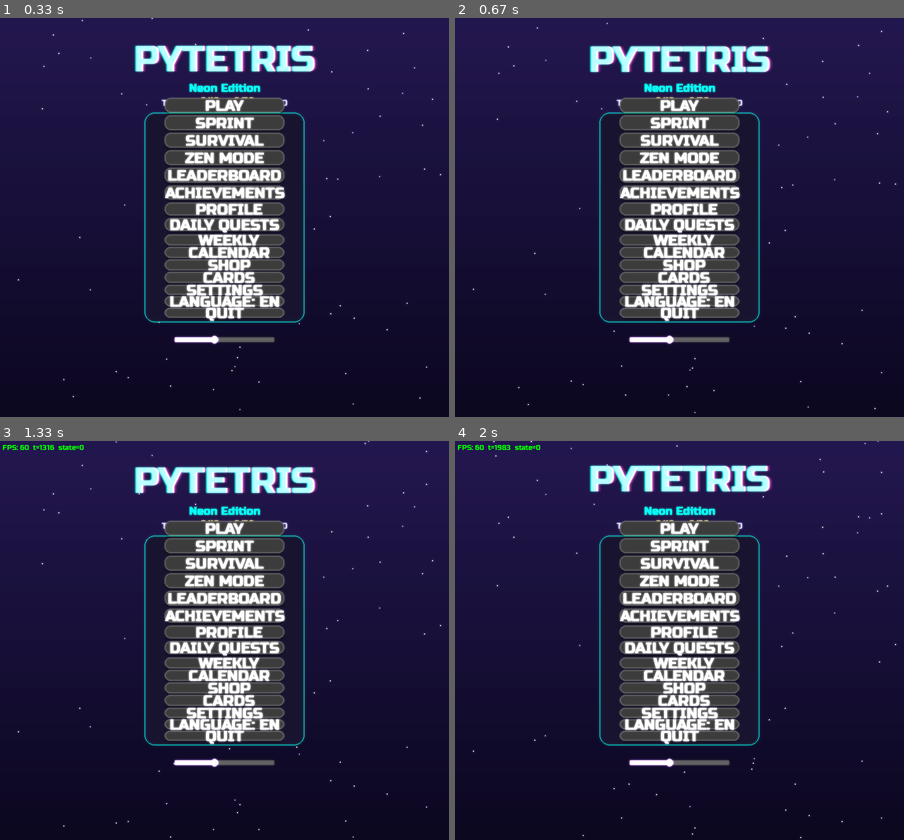
Above: before the commit, frames 1-4 (two rows, left to right).
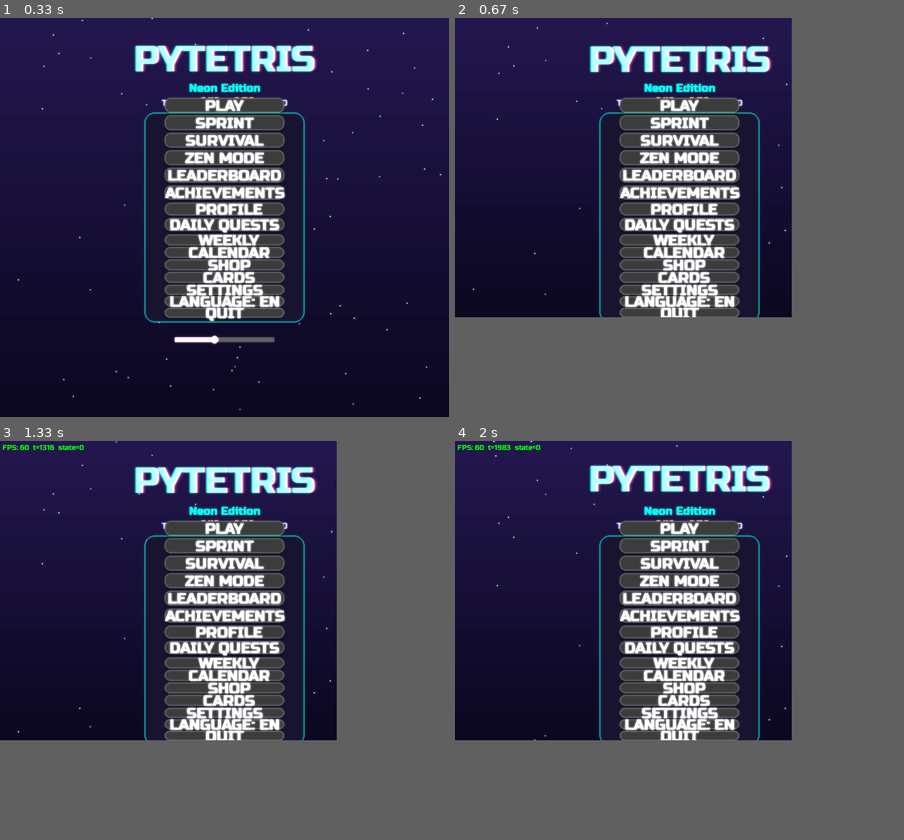
Above: after the commit, the same moments.

Repository: Folombas/PyGame2026
Game: pygame game, started from PyTetris/main.py
Two runs of this game, one before a commit and one after it. Both use one fixed random seed, a clock stepped at 60 frames per second and the inputs below.
Inputs:
- Up to frame 1 (0.33 s): no input
- Up to frame 2 (0.67 s): hold F4 from 0.33 s (still down); hold Up from 0.33 s (still down)
- Up to frame 3 (1.33 s): release F4 at 0.8 s; release Up at 0.8 s; hold F3 0.83-1.3 s; hold Up 0.83-1.3 s
- Up to frame 4 (2 s): hold F4 1.33-1.8 s; hold Down 1.33-1.8 s; hold F4 from 1.83 s (still down); hold Down from 1.83 s (still down)
In our replay, in frame 2 the window is 900x800 before the commit and 675x600 after it. These sizes can differ from the game's own. Grey fills any space a smaller window leaves; there, only what the larger window draws over its background counts as a difference.

Frame 1 is identical in both runs. In frame 2, 12% of the frame differs, in the area x 14-100%, y 0-99%; in frame 3, 12%, in the area x 14-100%, y 0-100%; in frame 4, 12%.

Commit message:
feat(display): F4 toggles 75%/100% window scale for small screens

Diff:
--- a/PyTetris/main.py
+++ b/PyTetris/main.py
@@ -39,6 +39,7 @@
 screen = pygame.display.set_mode((S.WIDTH, S.HEIGHT))
 is_fullscreen = False
 debug_overlay = False
+window_scale = 1.0
 das_timer = 0
 das_direction = 0
 DAS_DELAY = 160
@@ -388,7 +389,15 @@
             set_state(PAUSE)
             print('⏸ Авто-пауза (потеря фокуса)')
         if e.type == pygame.KEYDOWN:
-            if e.key == pygame.K_F3:
+            if e.key == pygame.K_F4:
+                global window_scale, screen
+                window_scale = 0.75 if window_scale == 1.0 else 1.0
+                try:
+                    w2, h2 = int(S.WIDTH * window_scale), int(S.HEIGHT * window_scale)
+                    screen = pygame.display.set_mode((w2, h2))
+                except Exception:
+                    pass
+            elif e.key == pygame.K_F3:
                 global debug_overlay
                 debug_overlay = not debug_overlay
             elif e.key == pygame.K_F11:
